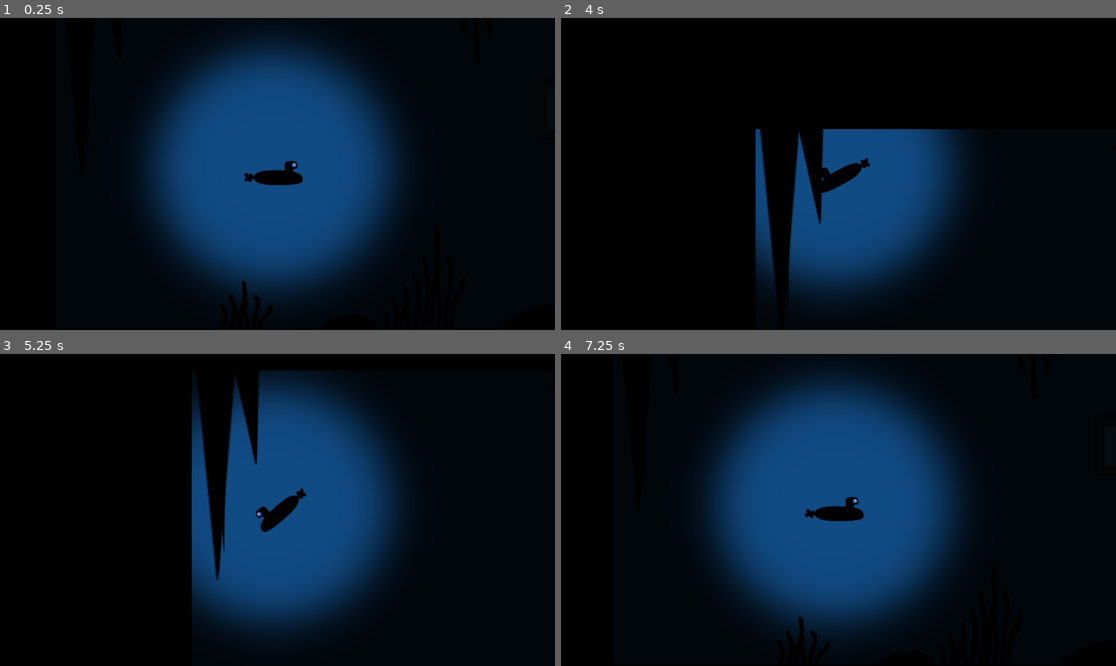
Above: before the commit, frames 1-4 (two rows, left to right).
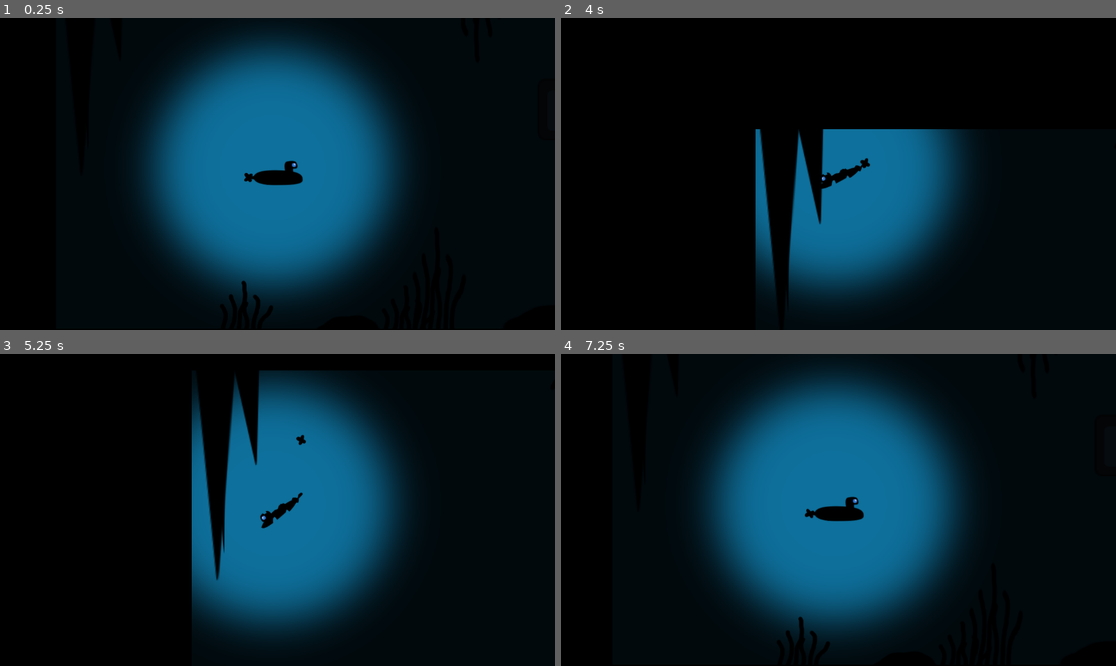
Above: after the commit, the same moments.

Repository: EddieRowe/godot-wild-jam-82
Game: Godot game, scene res://levels/level_1.tscn
The game is run twice, just before and just after one commit, with the same random seed, the same clock (stepped at 60 frames per second) and the same inputs. The engine's default icon, where the game draws it, is replaced by a stand-in: a white triangle on a blue panel in a dark square.
Inputs:
- Up to frame 1 (0.25 s): no input
- Up to frame 2 (4 s): tap Enter (ui_accept) at 0.5, 0.77, 1.52, 2, 3.02, 3.77 s; hold Up (ui_up) 0.53-2.03 s; hold Left (ui_left) 2.03-3.53 s; hold Down (ui_down) from 3.53 s (still down)
- Up to frame 3 (5.25 s): release Down (ui_down) at 4.28 s; hold Right (ui_right) 4.28-5.03 s; tap Enter (ui_accept) at 4.52 s; hold Up (ui_up) from 5.03 s (still down)
- Up to frame 4 (7.25 s): release Up (ui_up) at 5.78 s; hold Right (ui_right) from 5.78 s (still down); tap Enter (ui_accept) at 6.02, 6.77 s

The runs differ from the first frame. In frame 1, 21% of the frame differs, in the area x 29-69%, y 13-83%; in frame 2, 11%; in frame 3, 17%; in frame 4, 21%.

Commit message:
swap out sprite on death, instantiate broken propellor

Diff:
--- a/levels/level_1.tscn
+++ b/levels/level_1.tscn
@@ -32,7 +32,7 @@
 offset_right = 25059.0
 offset_bottom = 1384.0
 rotation = -0.00248979
-color = Color(0.0666667, 0.294118, 0.517647, 1)
+color = Color(0.0554515, 0.441783, 0.614248, 1)
 
 [node name="Player" parent="." instance=ExtResource("1_vn7o3")]
 position = Vector2(410, 401)
--- /dev/null
+++ b/prefabs/propellor_rigidbody.tscn
@@ -0,0 +1,14 @@
+[gd_scene load_steps=3 format=3 uid="uid://res1bfy2i6r"]
+
+[ext_resource type="Texture2D" uid="uid://cphlsjsitl4ir" path="res://art/player_propellor_placeholder_.png" id="1_u1nbd"]
+
+[sub_resource type="CircleShape2D" id="CircleShape2D_ubujo"]
+
+[node name="PropellorRigidbody" type="RigidBody2D"]
+gravity_scale = 0.1
+
+[node name="CollisionShape2D" type="CollisionShape2D" parent="."]
+shape = SubResource("CircleShape2D_ubujo")
+
+[node name="Sprite2D" type="Sprite2D" parent="."]
+texture = ExtResource("1_u1nbd")
--- a/scripts/submarine_script.gd
+++ b/scripts/submarine_script.gd
@@ -22,6 +22,12 @@
 			propellor.stop()
 		if restart_timer.is_stopped():
 			restart_timer.start()
+			propellor.get_parent().get_parent().texture = load("res://art/player_crushed_placeholder_.png")
+			propellor.get_parent().texture = null
+			var fake_prop = load("res://prefabs/propellor_rigidbody.tscn")
+			var fake_prop_instance = fake_prop.instantiate()
+			propellor.get_parent().get_parent().add_child(fake_prop_instance)
+			fake_prop_instance.position = propellor.get_parent().position
 		return
 
 	var horizontal_movement = Input.get_axis("ui_left", "ui_right")
Binary file added: art/player_crushed_placeholder_.png
Not shown, added: art/player_crushed_placeholder_.png.import
